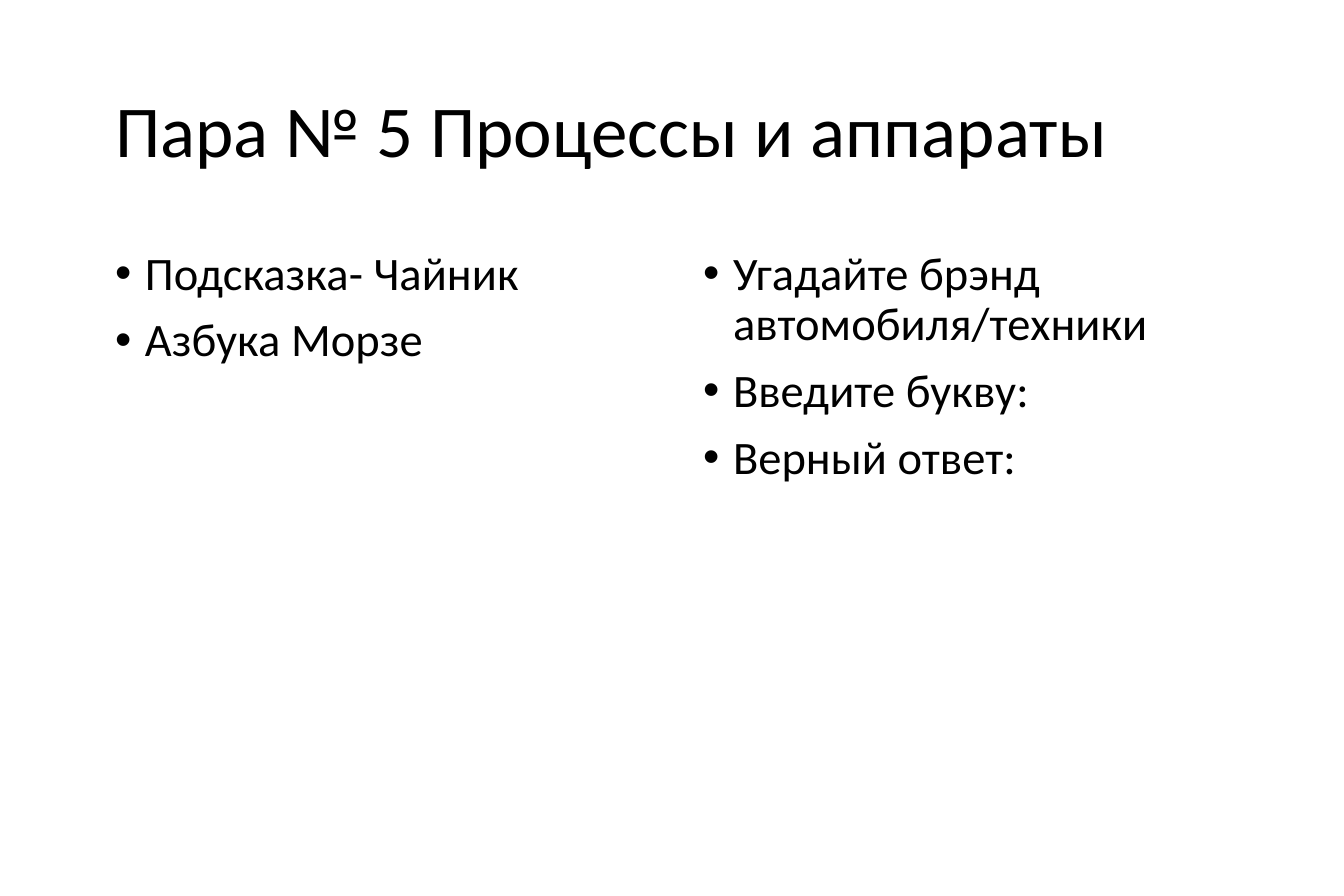
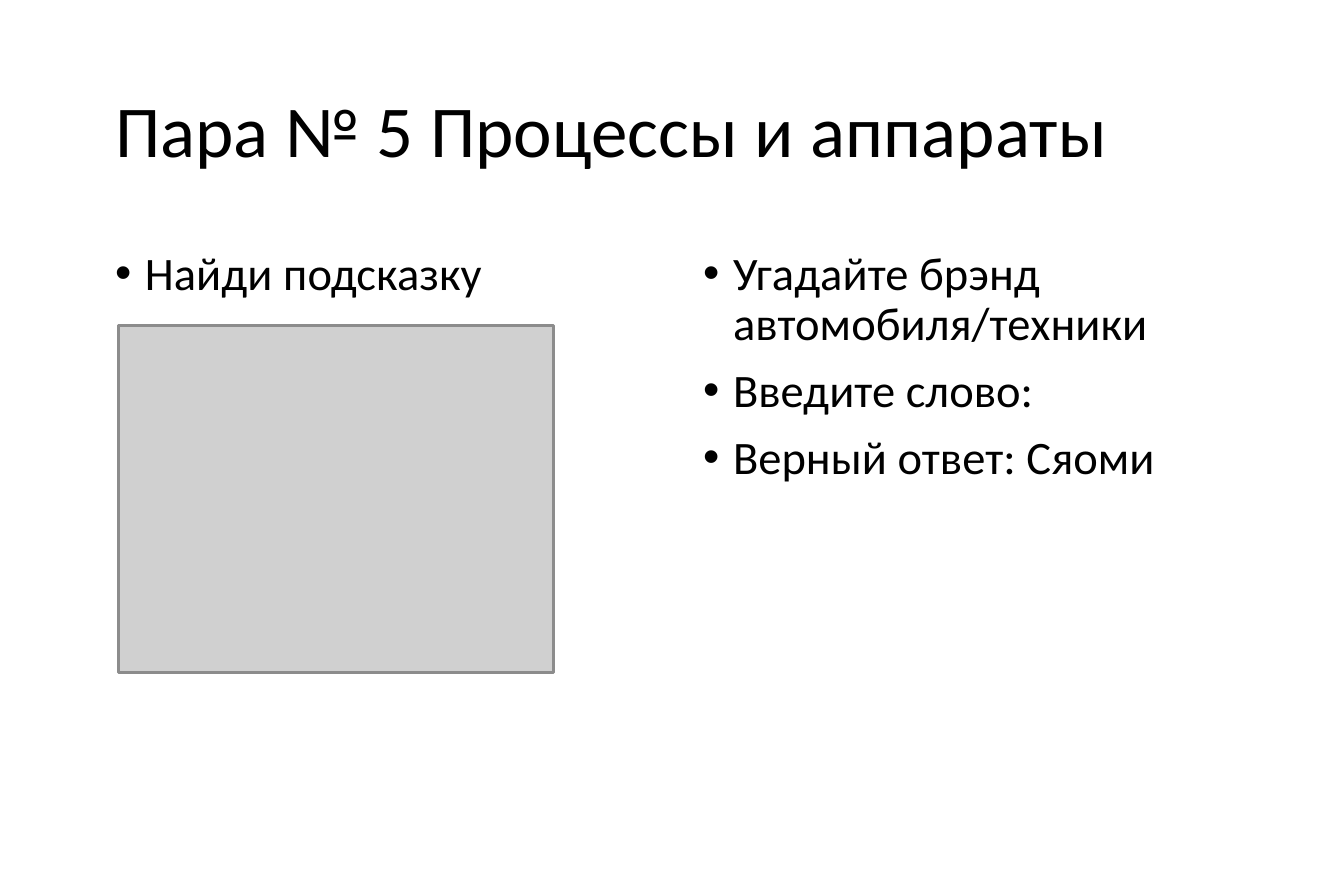
Before and after one commit to vvaassiihhaa/masha, a slide deck: slide 24 of КВЕСТ/Kvest 2706.pptx (slide 18 before the commit). Drawn at 1344x896 pixels with LibreOffice and Linux fonts; fonts in the diff are those of the drawing; grey boxes stand for pictures. Boxes give left, top, right and bottom in pixels: in the first picture for what was removed or moved away, otherwise in the second. Text is boxed around its words. In the diff, an @@ line names an element or a change of style, - is before the commit and + after.

```diff
--- a/КВЕСТ/Kvest 2706.pptx
+++ b/КВЕСТ/Kvest 2706.pptx
@@ text at [145,258,481,298]: text changed @@
-• Подсказка- Чайник
-• Азбука Морзе
+• Найди подсказку
@@ picture added at [118,325,553,673] @@
@@ text at [733,377,1154,482]: text changed @@
-• Введите букву:
-• Верный ответ:
+• Введите слово:
+• Верный ответ: Сяоми
```
Also in this commit, not shown: 9 other slides changed, 11 slides added, 1 slide removed.
